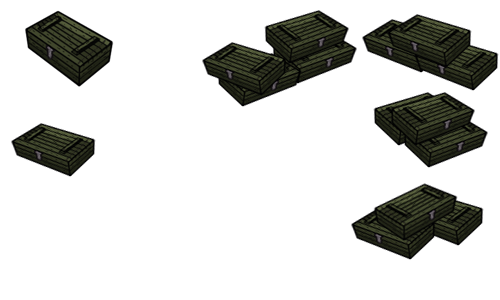
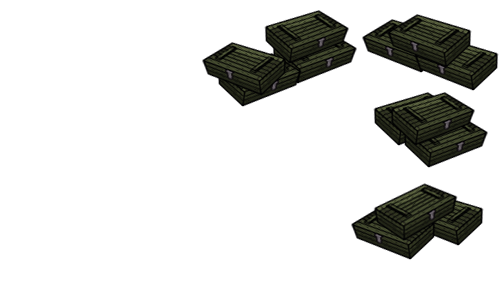
Revision of a layered 500 × 300 image; what changed, layer by layer:
removed layer "kutu yeni" over [11, 123, 96, 177]
removed layer "kutu" over [25, 10, 114, 87]
